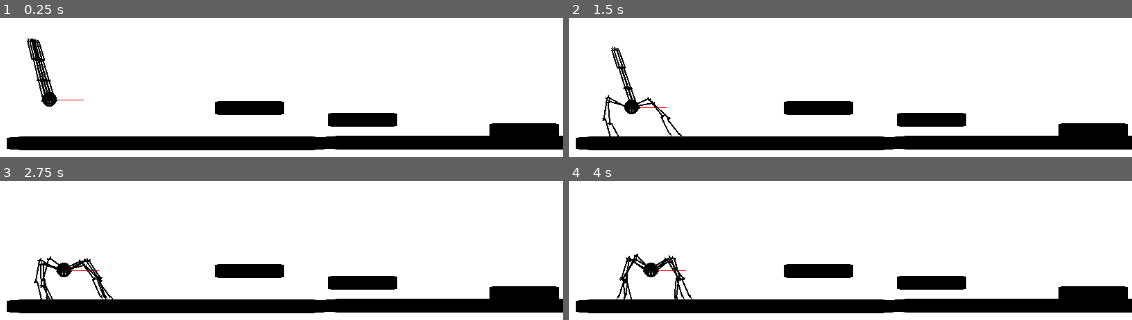
Above: before the commit, frames 1-4 (two rows, left to right).
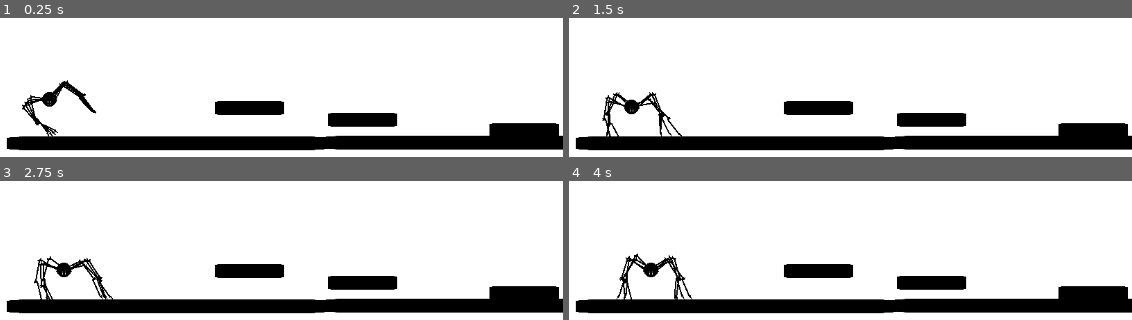
Above: after the commit, the same moments.

Repository: ArgonautAli/procedural-octopus
Game: Godot game, scene res://scene/level.tscn
Two runs of this game, one before a commit and one after it. Both use one fixed random seed, a clock stepped at 60 frames per second and the inputs below. The engine's default icon, where the game draws it, is replaced by a stand-in: a white triangle on a blue panel in a dark square.
Inputs (mouse positions are in pixels of both pictures, inside the frame that each line leads up to):
- Up to frame 1 (0.25 s): no input
- Up to frame 2 (1.5 s): move the mouse to (906, 45) at 0.52 s; move the mouse to (574, 90) at 1.27 s
- Up to frame 3 (2.75 s): move the mouse to (outside the picture) at 2.02 s
- Up to frame 4 (4 s): move the mouse to (outside the picture) at 2.77 s; move the mouse to (974, 299) at 3.52 s

The runs differ from the first frame. In frame 1, 1.8% of the frame differs, in the area x 3-18%, y 14-86%; in frame 2, 1.0%; in frame 3, less than 0.1%; in frame 4, less than 0.1%.

Commit message:
feat: refactor crouch logic

Diff:
--- a/scene/spider.tscn
+++ b/scene/spider.tscn
@@ -67,7 +67,7 @@
 collide_with_areas = true
 
 [node name="FrontCrouchCheck" type="RayCast2D" parent="."]
-position = Vector2(0, 64)
+position = Vector2(0, 27)
 target_position = Vector2(50, 0)
 collide_with_areas = true
 
--- a/script/spider.gd
+++ b/script/spider.gd
@@ -18,10 +18,12 @@
 var front_legs = []
 var back_legs = []
 
-
 @export var x_speed = 25
 @export var y_speed = 20
 @export var step_rate = 0.3
+
+@export var jump_force = 400
+@export var gravity = 1000
 
 var time_since_last_step = 0
 var cur_f_leg = 0
@@ -36,13 +38,16 @@
 var target_height := 0.0
 var current_height := 0.0
 var base_y := 0.0
-
 var stay_down := false
 
 func _ready():
 	base_y = global_position.y
 	front_legs = front_leg_node.get_children()
 	back_legs = back_leg_node.get_children()
+	front_check.force_raycast_update()
+	back_check.force_raycast_update()
+	front_mid_check.force_raycast_update()
+	back_mid_check.force_raycast_update()
 	front_crouch_check.force_raycast_update()
 	for i in range(8):
 		step()
@@ -52,12 +57,15 @@
 	#draw_line(Vector2.ZERO, back_mid_check.target_position, Color.BLUE)
 	#draw_line(Vector2.ZERO, front_up_check.target_position, Color.BLUE)
 	#draw_line(Vector2.ZERO, body_up_check.target_position, Color.RED)
-	draw_line(Vector2.ZERO, front_crouch_check.target_position, Color.RED)
+	draw_line(
+	front_crouch_check.global_position, front_crouch_check.to_global(front_crouch_check.target_position), Color.RED)
 
 func _physics_process(delta):
 	var mouse_pos = get_global_mouse_position()
 	var dir = (mouse_pos - global_position).normalized()
 	var move_vec = dir * x_speed
+
+	velocity.y += gravity * delta
 
 	# --- Anchoring the body in world space (original logic) ---
 	if high_mid_check.is_colliding():
@@ -65,8 +73,8 @@
 	elif !low_mid_check.is_colliding():
 		move_vec.y = y_speed   # move downward to reach ground
 
-	if stay_down == true:
-		current_height = lerp(current_height, duck_height, delta * smooth_height)
+	#if stay_down == true:
+		#current_height = lerp(current_height, duck_height, delta * smooth_height)
 	# --- Bracing the pose based on what's ahead (new logic) ---
 	var moving_forward = dir.x >= 0.0
 	var obstacle_ahead = front_mid_check.is_colliding()  || body_up_check.is_colliding() || front_up_check.is_colliding() if moving_forward else back_mid_check.is_colliding()
@@ -81,9 +89,10 @@
 		stay_down = false
 	elif cant_crouch:
 		jump()
+		velocity.y = -jump_force
 	else:
 		target_height = base_height
-	current_height     = lerp(current_height, target_height, delta * smooth_height)
+	current_height= lerp(current_height, target_height, delta * smooth_height)
 	global_position.y  = base_y + current_height
 	move_and_collide(move_vec * delta)
 
